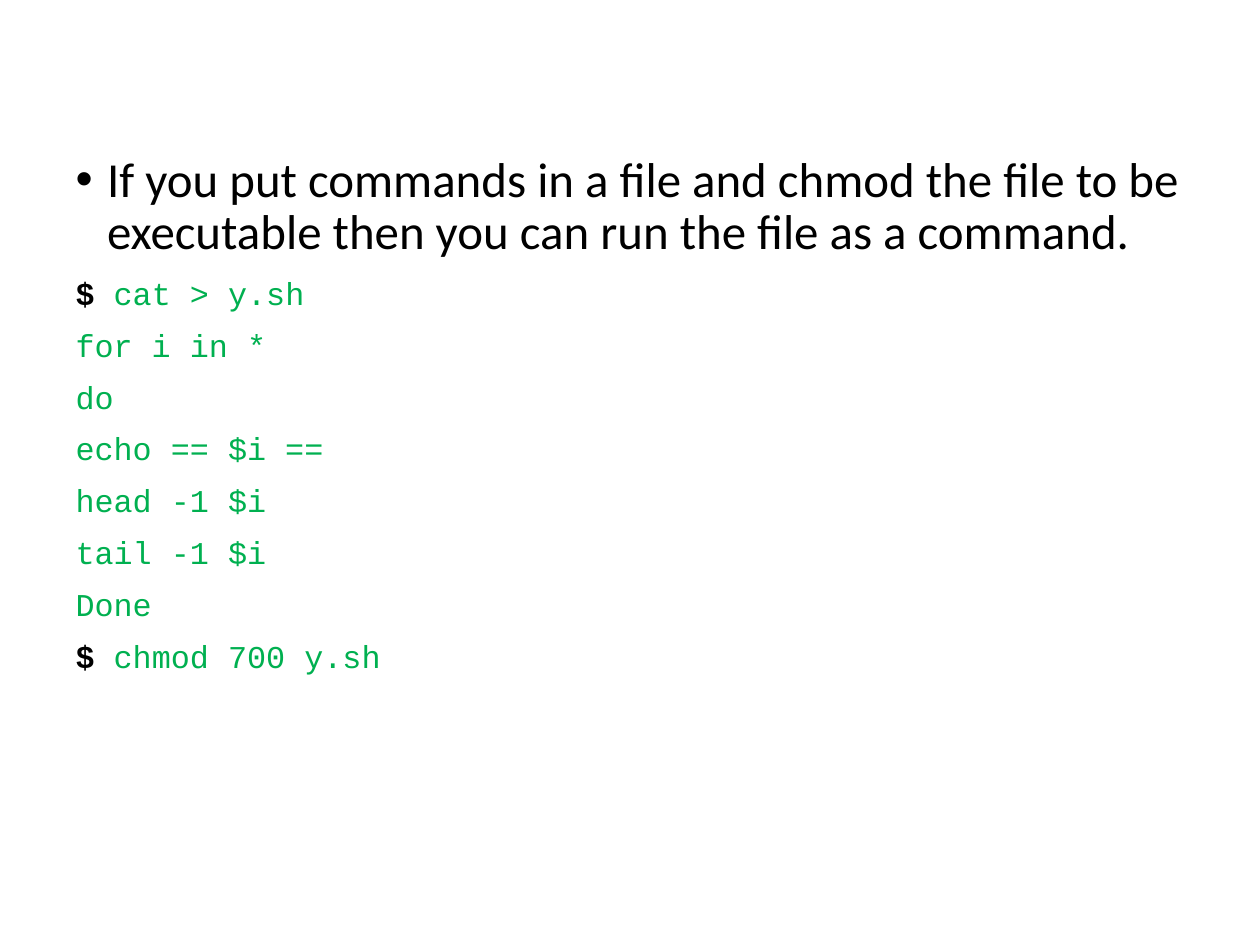
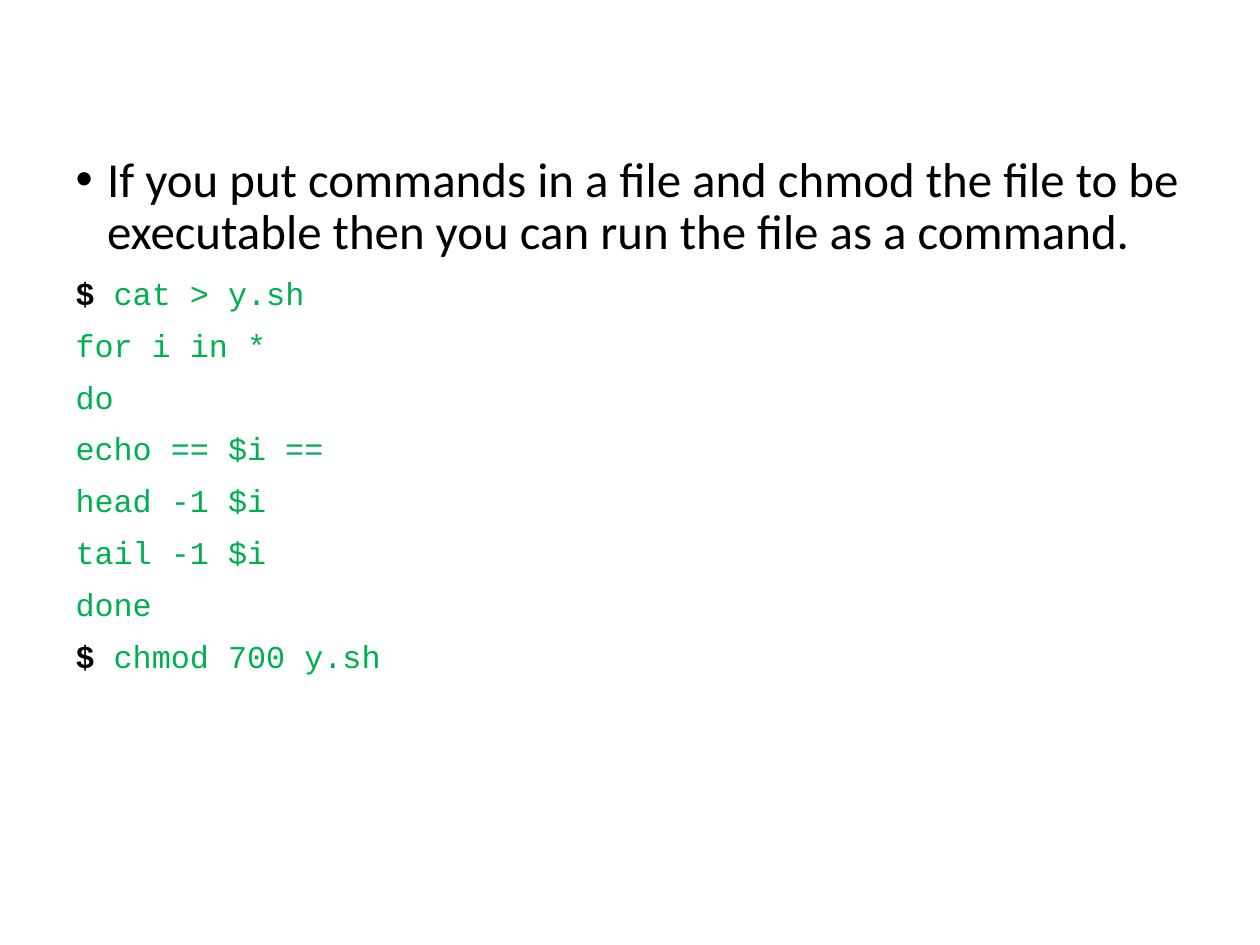
Before and after one commit to ncasuk/ncas-isc, a slide deck: slide 82 of shell/presentations/09_shellscripts.pptx. Drawn at 1260x945 pixels with LibreOffice and Linux fonts; fonts in the diff are those of the drawing; background and template pictures are left out. Boxes give left, top, right and bottom in pixels: in the first picture for what was removed or moved away, otherwise in the second. Text is boxed around its words. In the diff, an @@ line names an element or a change of style, - is before the commit and + after.

Commit message:
Corrected a few typos in shell slides

```diff
--- a/shell/presentations/09_shellscripts.pptx
+++ b/shell/presentations/09_shellscripts.pptx
@@ text at [76,593,152,617]: text changed @@
-Done
+done
```
Also in this commit, not shown: 5 other files.
